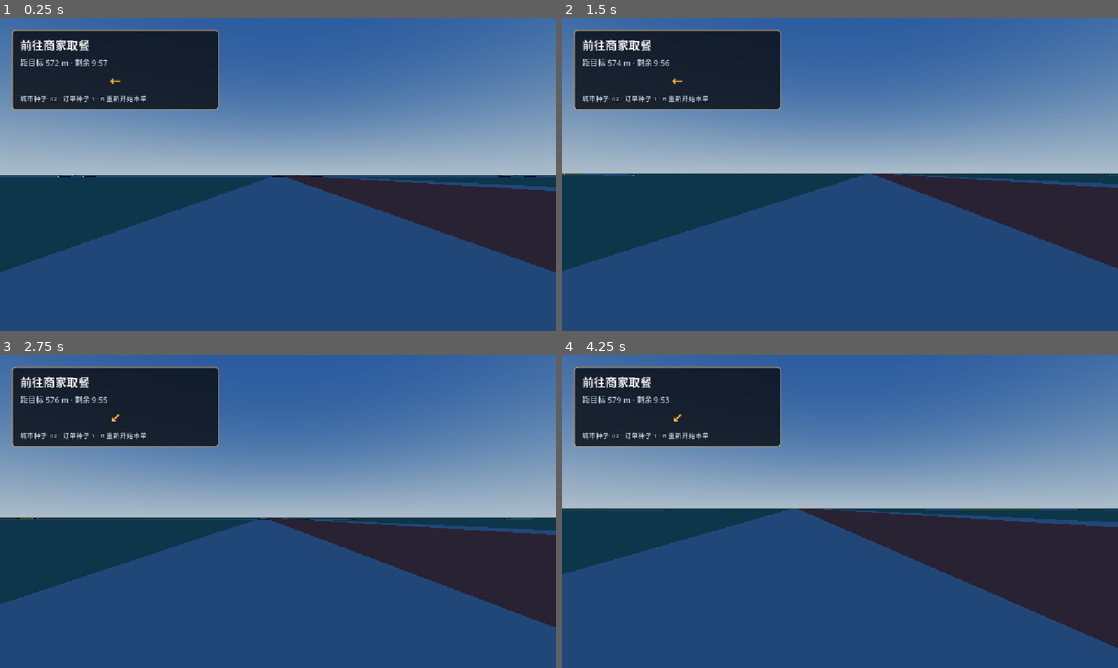
Above: before the commit, frames 1-4 (two rows, left to right).
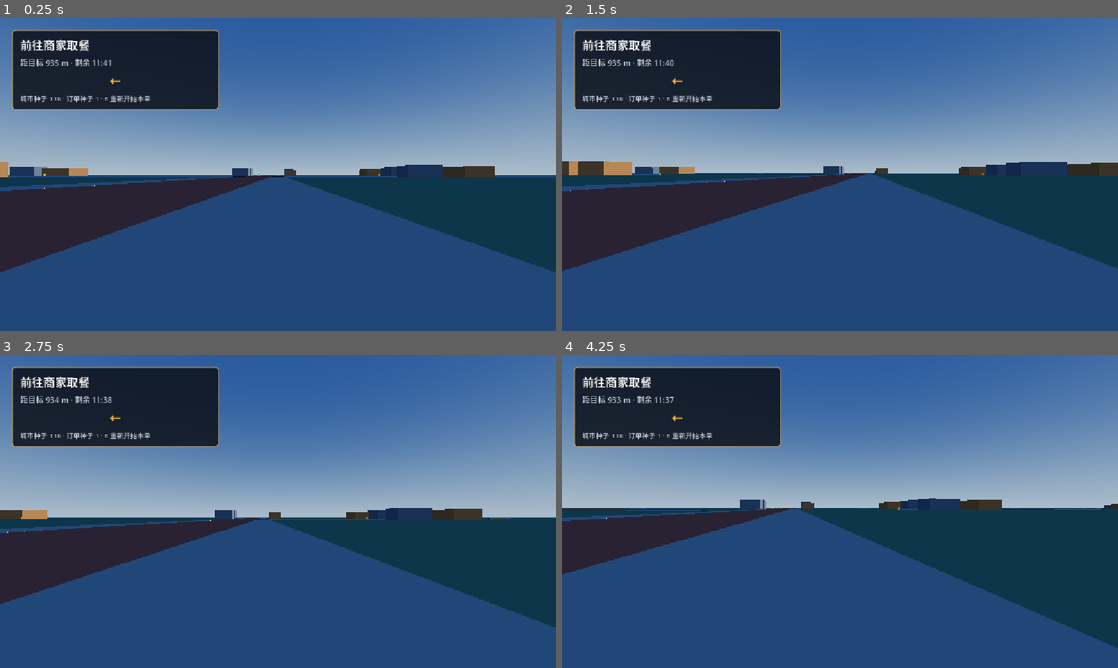
Above: after the commit, the same moments.

Repository: renyuba123/song-wai-mai
Game: Godot game, scene res://scenes/main/main.tscn
The game is run twice, just before and just after one commit, with the same random seed, the same clock (stepped at 60 frames per second) and the same inputs.
Inputs (mouse positions are in pixels of both pictures, inside the frame that each line leads up to):
- Up to frame 1 (0.25 s): no input
- Up to frame 2 (1.5 s): tap Enter at 0.5 s; move the mouse to (867, 174) at 0.52 s; hold E (interact) 0.53-1.28 s; hold W (move_forward) from 0.53 s (still down); move the mouse to (812, 174) at 1.27 s; tap E (interact) at 1.35 s
- Up to frame 3 (2.75 s): keep holding W (move_forward); move the mouse to (289, 505) at 2.02 s; hold E (interact) from 2.03 s (still down)
- Up to frame 4 (4.25 s): keep holding W (move_forward); move the mouse to (834, 517) at 2.77 s; release E (interact) at 2.78 s; tap E (interact) at 2.85 s; move the mouse to (878, 514) at 3.52 s; hold E (interact) from 3.53 s (still down)

The runs differ from the first frame. In frame 1, 15% of the frame differs, in the area x 0-100%, y 13-82%; in frame 2, 16%; in frame 3, 15%; in frame 4, 17%, in the area x 0-100%, y 13-94%.

Commit message:
feat(world): add live seed editor preview

Diff:
--- a/scenes/demo/city_road_demo.tscn
+++ b/scenes/demo/city_road_demo.tscn
@@ -7,4 +7,3 @@
 script = ExtResource("1_demo")
 
 [node name="World" parent="." instance=ExtResource("2_world")]
-generate_on_ready = false
--- a/scenes/main/main.tscn
+++ b/scenes/main/main.tscn
@@ -21,7 +21,7 @@
 script = ExtResource("6_orders")
 
 [node name="World" parent="." instance=ExtResource("2_world")]
-generate_on_ready = false
+seed = 118
 
 [node name="Sun" type="DirectionalLight3D" parent="."]
 transform = Transform3D(1, 0, 0, 0, 0.573576, -0.819152, 0, 0.819152, 0.573576, 0, 20, 0)
--- a/scripts/demo/city_demo.gd
+++ b/scripts/demo/city_demo.gd
@@ -57,6 +57,6 @@
 			"通过" if world.city_report.valid else "失败"
 		]
 	_overlay.text = "大城市送外卖 · 3D 路网\n主干路：红　次干路：黄　支路：青\n种子 %d · 节点 %d · 路段 %d · 硬规则：%s\n%s" % [
-		world.random_seed, world.report.nodes, world.report.edges,
+		world.seed, world.report.nodes, world.report.edges,
 		"通过" if world.report.valid else "失败", city_line
 	]
--- a/scripts/world/city_builder.gd
+++ b/scripts/world/city_builder.gd
@@ -1,3 +1,4 @@
+@tool
 extends Node3D
 class_name CityBuilder
 
@@ -11,6 +12,7 @@
 const VACANT_COLOR := Color("8c8f91")
 const MERCHANT_MARKER_COLOR := Color("f2c14e")
 const CUSTOMER_MARKER_COLOR := Color("4fc3c8")
+const GENERATED_META := &"world_generator_generated"
 
 var _sidewalk_body: StaticBody3D = null
 var _building_body: StaticBody3D = null
@@ -39,7 +41,7 @@
 	_sidewalk_body.name = "SidewalkCollision"
 	_sidewalk_body.collision_layer = CollisionLayers.WORLD_STATIC
 	_sidewalk_body.collision_mask = 0
-	add_child(_sidewalk_body)
+	_add_generated_child(_sidewalk_body)
 
 	var nodes: Array = network.nodes
 	var junction_widths: Array = []
@@ -102,7 +104,7 @@
 	_building_body.name = "BuildingCollision"
 	_building_body.collision_layer = CollisionLayers.WORLD_STATIC
 	_building_body.collision_mask = 0
-	add_child(_building_body)
+	_add_generated_child(_building_body)
 
 	for building in city.buildings:
 		var rect: Rect2 = building.rect
@@ -141,16 +143,21 @@
 			else _materials.customer_marker
 		)
 		marker.position = site.spawn_point.position + Vector3(0.0, 1.0, 0.0)
-		add_child(marker)
+		_add_generated_child(marker)
 
 
 func _clear() -> void:
 	for child in get_children():
-		remove_child(child)
-		child.queue_free()
+		if bool(child.get_meta(GENERATED_META, false)):
+			child.free()
 	_sidewalk_body = null
 	_building_body = null
 	_materials = {}
+
+
+func _add_generated_child(child: Node) -> void:
+	child.set_meta(GENERATED_META, true)
+	add_child(child)
 
 
 func _visual_box(size: Vector3, position: Vector3, material: Material) -> void:
@@ -160,7 +167,7 @@
 	instance.mesh = mesh
 	instance.material_override = material
 	instance.position = position
-	add_child(instance)
+	_add_generated_child(instance)
 
 
 func _collision_box(size: Vector3, position: Vector3, body: StaticBody3D) -> void:
--- a/scripts/world/road_builder.gd
+++ b/scripts/world/road_builder.gd
@@ -1,3 +1,4 @@
+@tool
 extends Node3D
 class_name RoadBuilder
 
@@ -7,6 +8,7 @@
 const ROAD_COLORS := [Color("d66752"), Color("e8b65b"), Color("6bbdb1")]
 const CORRIDOR_COLOR := Color("3c4650")
 const GROUND_COLOR := Color("669473")
+const GENERATED_META := &"world_generator_generated"
 
 var road_body: StaticBody3D
 var ground_body: StaticBody3D
@@ -19,14 +21,14 @@
 	road_body.collision_layer = CollisionLayers.WORLD_STATIC
 	road_body.collision_mask = 0
 	road_body.add_to_group(CollisionLayers.NAVIGATION_SOURCE_GROUP)
-	add_child(road_body)
+	_add_generated_child(road_body)
 
 	# 地面参与玩家碰撞，但不参与导航烘焙；导航网格只覆盖道路。
 	ground_body = StaticBody3D.new()
 	ground_body.name = "GroundCollision"
 	ground_body.collision_layer = CollisionLayers.WORLD_STATIC
 	ground_body.collision_mask = 0
-	add_child(ground_body)
+	_add_generated_child(ground_body)
 
 	var ground := _material(GROUND_COLOR)
 	var corridor := _material(CORRIDOR_COLOR)
@@ -75,8 +77,15 @@
 
 func _clear() -> void:
 	for child in get_children():
-		remove_child(child)
-		child.queue_free()
+		if bool(child.get_meta(GENERATED_META, false)):
+			child.free()
+	road_body = null
+	ground_body = null
+
+
+func _add_generated_child(child: Node) -> void:
+	child.set_meta(GENERATED_META, true)
+	add_child(child)
 
 
 func _visual_box(size: Vector3, position: Vector3, material: Material) -> void:
@@ -86,7 +95,7 @@
 	instance.mesh = mesh
 	instance.material_override = material
 	instance.position = position
-	add_child(instance)
+	_add_generated_child(instance)
 
 
 func _collision_box(size: Vector3, position: Vector3, body: StaticBody3D) -> void:
--- a/scripts/world/world_generator.gd
+++ b/scripts/world/world_generator.gd
@@ -1,3 +1,4 @@
+@tool
 extends Node3D
 class_name WorldGenerator
 
@@ -7,17 +8,20 @@
 
 signal world_generated(network: RoadNetwork)
 
-@export_group("Map")
-@export_range(1200.0, 10000.0, 100.0) var map_width_m := 2400.0
-@export_range(1200.0, 10000.0, 100.0) var map_height_m := 2400.0
-@export var random_seed := 42
-@export_range(0.0, 1.0, 0.05) var road_density := 0.5
-@export_range(30.0, 50.0, 1.0) var main_redline_m := 40.0
-@export_range(20.0, 40.0, 1.0) var secondary_redline_m := 30.0
-@export_range(14.0, 24.0, 1.0) var local_redline_m := 18.0
-@export var allow_difficult_entrance_exceptions := false
-@export var generate_on_ready := true
-@export var generate_city := true
+@export var seed: int = 42:
+	set(value):
+		if seed == value:
+			return
+		seed = value
+		_queue_editor_regeneration()
+
+var map_width_m := 2400.0
+var map_height_m := 2400.0
+var road_density := 0.5
+var main_redline_m := 40.0
+var secondary_redline_m := 30.0
+var local_redline_m := 18.0
+var allow_difficult_entrance_exceptions := false
 
 @onready var road_builder: RoadBuilder = $RoadBuilder
 @onready var city_builder: CityBuilder = $CityBuilder
@@ -26,32 +30,44 @@
 var city: CityContent = null
 var report: Dictionary = {}
 var city_report: Dictionary = {}
+var _editor_regeneration_queued := false
 
 
 func _ready() -> void:
-	if generate_on_ready:
-		regenerate()
+	if Engine.is_editor_hint():
+		_queue_editor_regeneration()
+
+
+func _queue_editor_regeneration() -> void:
+	if not Engine.is_editor_hint() or not is_inside_tree() or _editor_regeneration_queued:
+		return
+	_editor_regeneration_queued = true
+	call_deferred("_regenerate_editor_preview")
+
+
+func _regenerate_editor_preview() -> void:
+	_editor_regeneration_queued = false
+	if not Engine.is_editor_hint() or not is_inside_tree():
+		return
+	regenerate()
 
 
 func regenerate() -> void:
 	network = RoadGenerator.generate(
-		Vector2(map_width_m, map_height_m), random_seed, road_density,
+		Vector2(map_width_m, map_height_m), seed, road_density,
 		Vector3(main_redline_m, secondary_redline_m, local_redline_m),
 		allow_difficult_entrance_exceptions
 	)
-	city = null
-	city_report = {}
-	if generate_city:
-		city = CityGenerator.generate(network)
-		var city_errors := city.validate(network)
-		city_report = {
-			"valid": city_errors.is_empty(),
-			"errors": city_errors,
-			"lots": city.lots.size(),
-			"buildings": city.buildings.size(),
-			"sites": city.sites.size(),
-			"entrances": network.entrances.size(),
-		}
+	city = CityGenerator.generate(network)
+	var city_errors := city.validate(network)
+	city_report = {
+		"valid": city_errors.is_empty(),
+		"errors": city_errors,
+		"lots": city.lots.size(),
+		"buildings": city.buildings.size(),
+		"sites": city.sites.size(),
+		"entrances": network.entrances.size(),
+	}
 	report = network.validate()
 	road_builder.build(network)
 	city_builder.build(network, city)
Not shown, changed: docs/DEVELOPMENT_LOG.md
